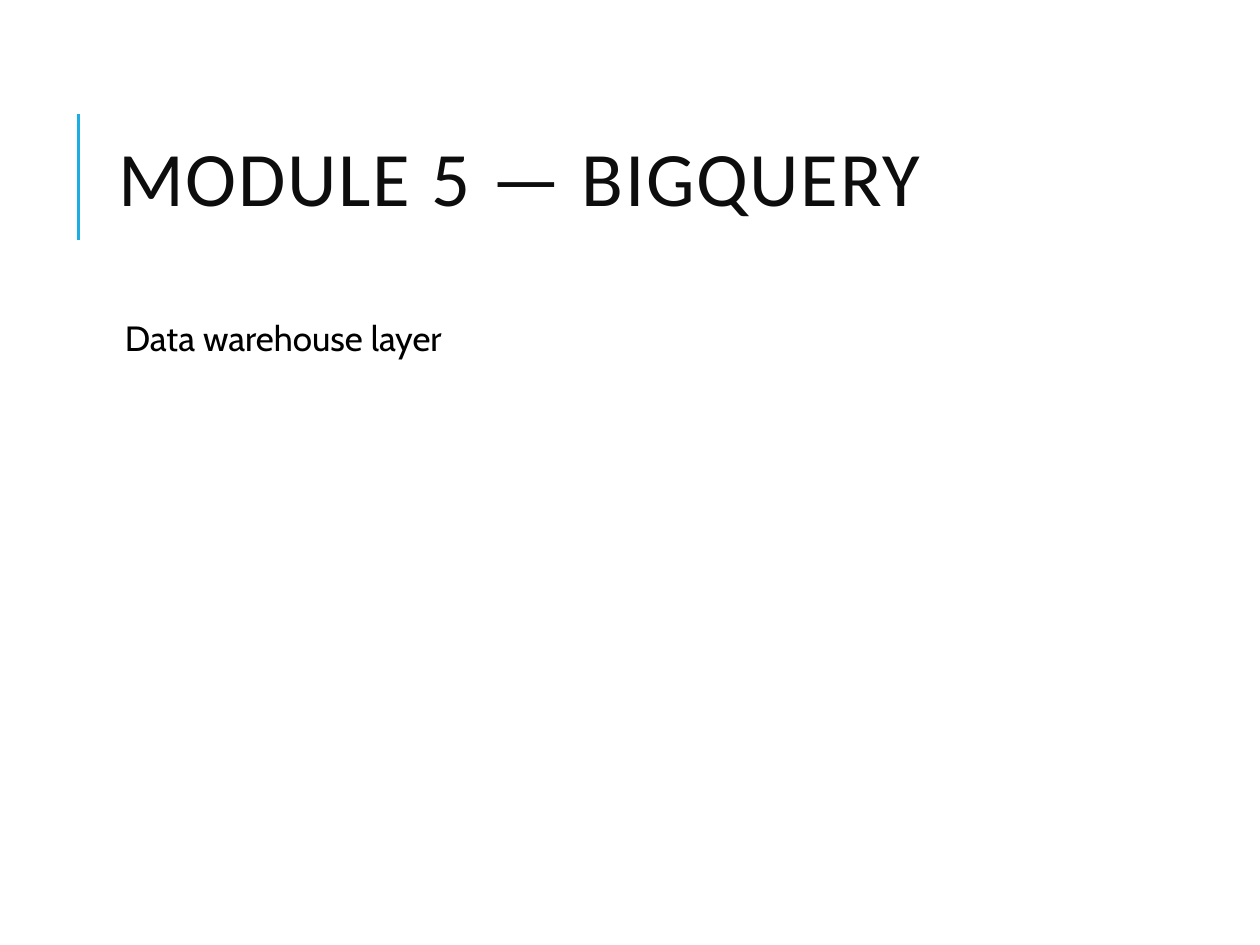
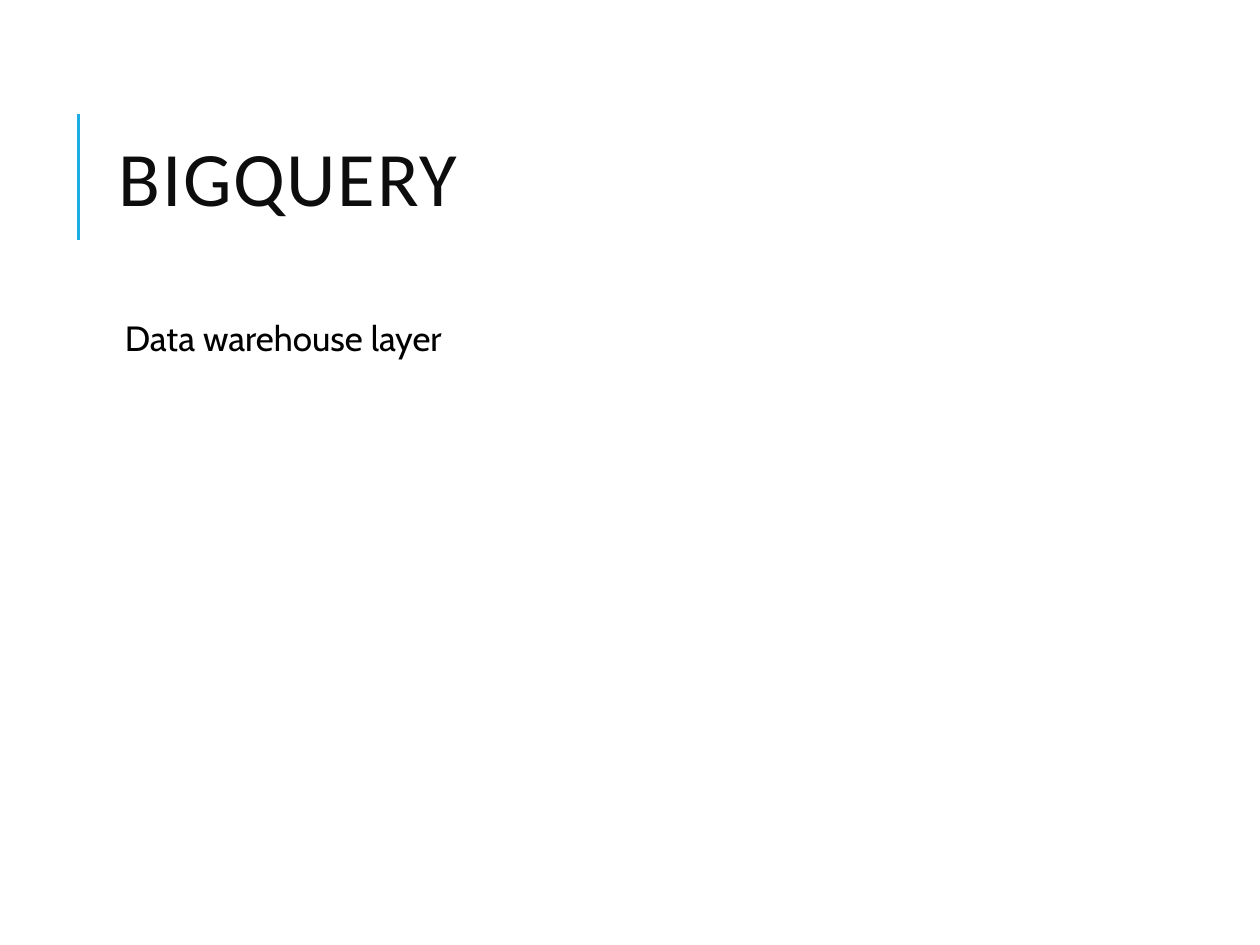
Before and after one commit to vikash-verma-profile/DE-Sig-March-2026, a slide deck: slide 18 of Week-2/Day-3/GCP_Modules_3_7_Data_Engineering.pptx. Drawn at 1260x945 pixels with LibreOffice and Linux fonts; fonts in the diff are those of the drawing. Boxes give left, top, right and bottom in pixels: in the first picture for what was removed or moved away, otherwise in the second. Text is boxed around its words. In the diff, an @@ line names an element or a change of style, - is before the commit and + after.

```diff
--- a/Week-2/Day-3/GCP_Modules_3_7_Data_Engineering.pptx
+++ b/Week-2/Day-3/GCP_Modules_3_7_Data_Engineering.pptx
@@ title at (118,156,457,217): text changed @@
-MODULE 5 — BIGQUERY
+BIGQUERY
```
Also in this commit, not shown: 3 other slides changed, 17 other files.
